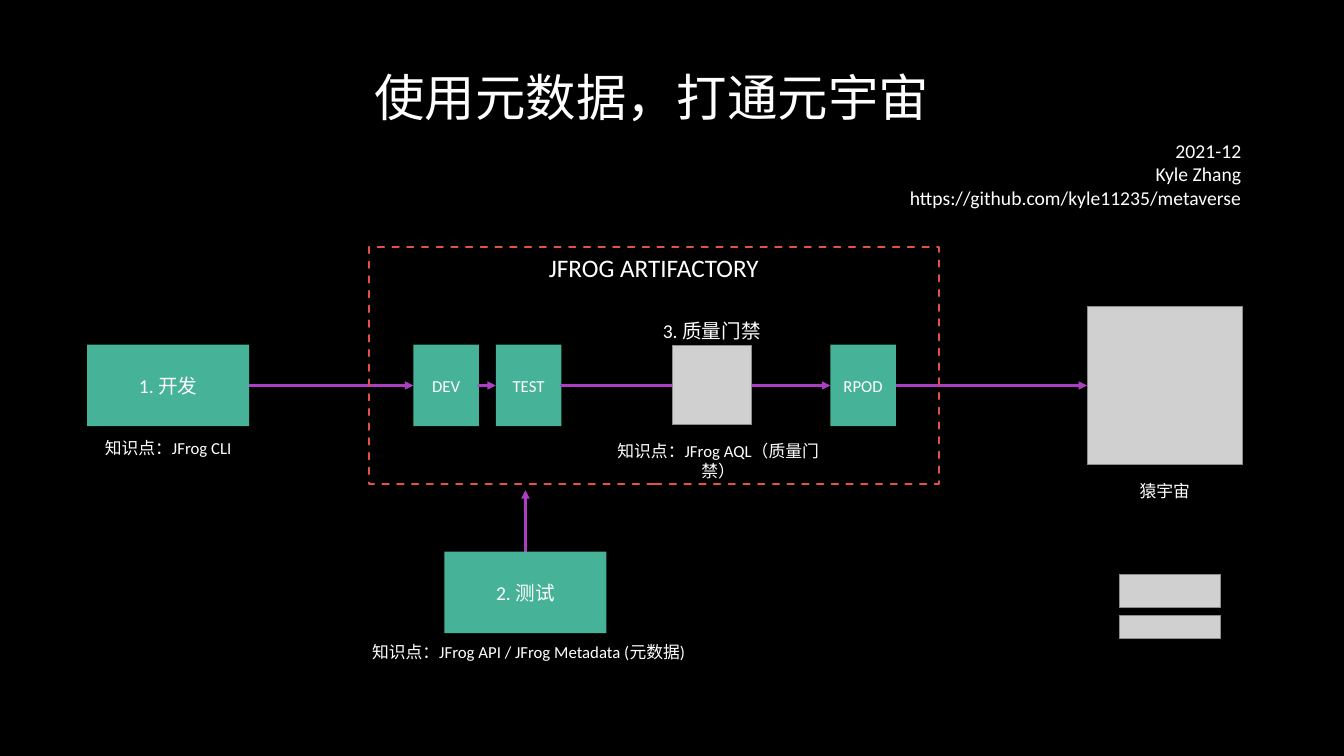
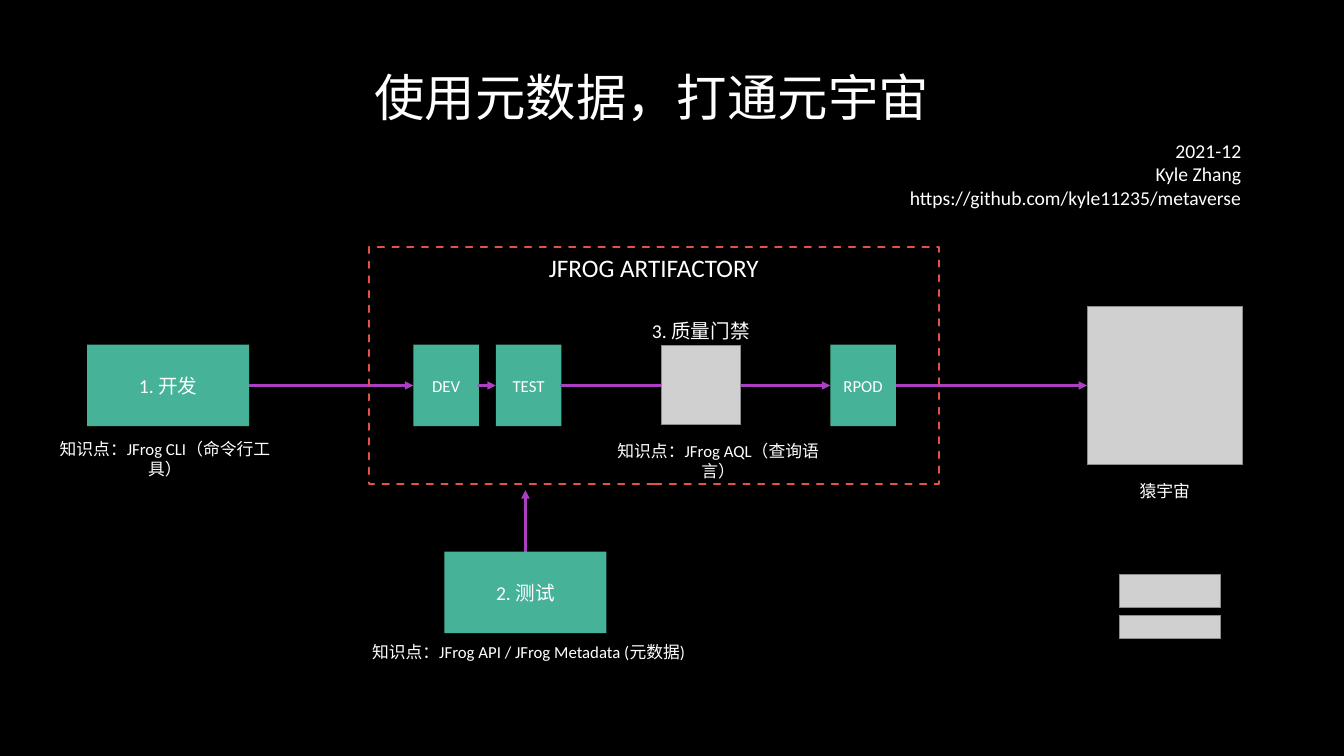
Before and after one commit to kyle11235/metaverse, a slide deck: slide 1 of ui/images/meta.pptx. Drawn at 1344x756 pixels with LibreOffice and Linux fonts; fonts in the diff are those of the drawing; grey boxes stand for pictures; background and template pictures are left out. Boxes give left, top, right and bottom in pixels: in the first picture for what was removed or moved away, otherwise in the second. Text is boxed around its words. In the diff, an @@ line names an element or a change of style, - is before the commit and + after.

```diff
--- a/ui/images/meta.pptx
+++ b/ui/images/meta.pptx
@@ text "3. 质量门禁": place and size @@
-text "3. 质量门禁" at [663, 321, 760, 340]
+text "3. 质量门禁" at [652, 321, 749, 340]
@@ picture: place and size @@
-picture at [673, 346, 751, 424]
+picture at [661, 346, 740, 424]
@@ text at [60, 441, 270, 477]: text changed @@
-知识点：JFrog CLI
+知识点：JFrog CLI（命令行工具）
@@ text at [617, 443, 819, 479]: text changed @@
-知识点：JFrog AQL（质量门禁）
+知识点：JFrog AQL（查询语言）
```
Also in this commit, not shown: 3 other files.
